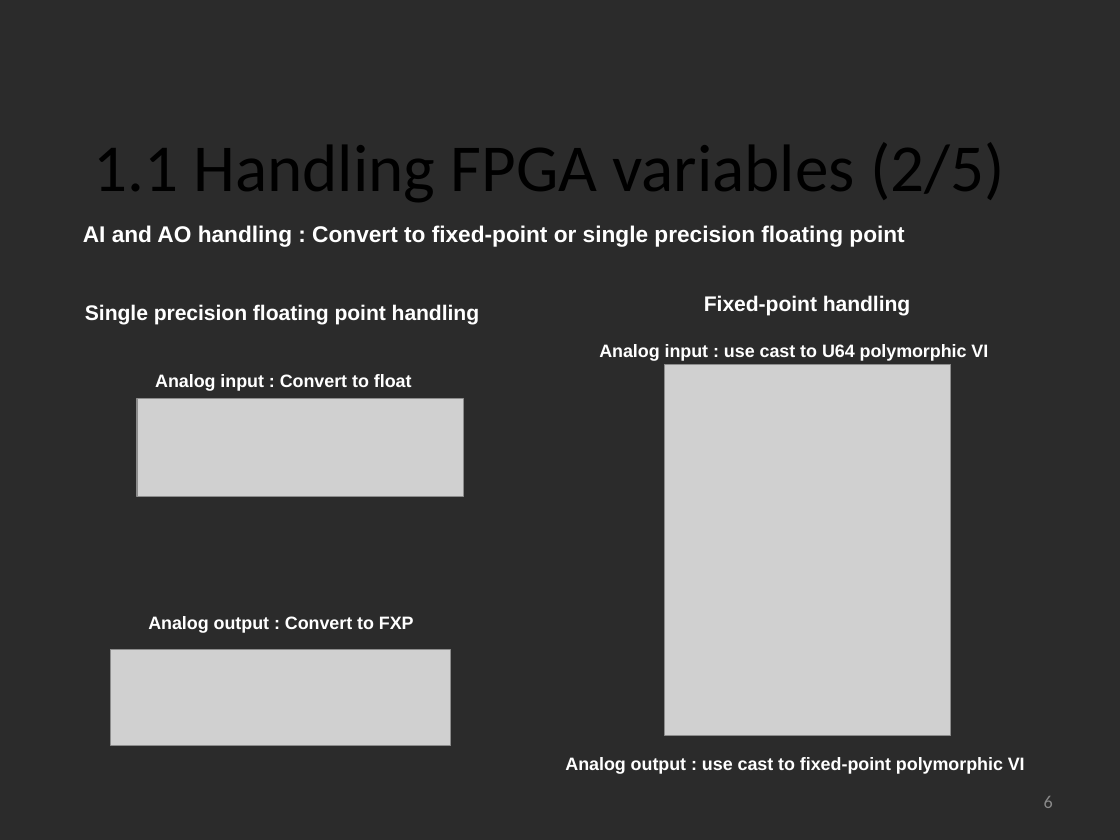
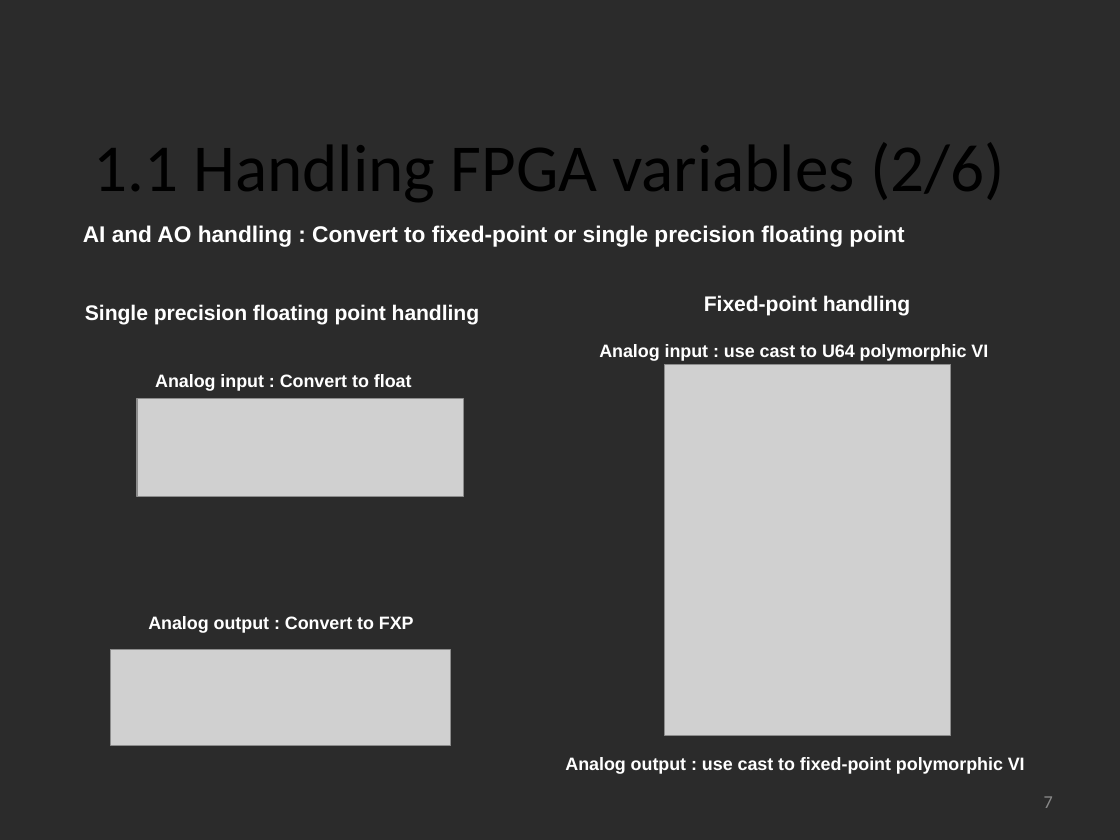
Before and after one commit to lnls-sol/project-nheengatu, a slide deck: slide 7 of docs/CRIO-EPICs-integration.odp (slide 6 before the commit). Drawn at 1120x840 pixels with LibreOffice and Linux fonts; fonts in the diff are those of the drawing; grey boxes stand for pictures; background and template pictures are left out; a plain dark background stands for a picture behind light text. Boxes give left, top, right and bottom in pixels: in the first picture for what was removed or moved away, otherwise in the second. Text is boxed around its words. In the diff, an @@ line names an element or a change of style, - is before the commit and + after.

```diff
--- a/docs/CRIO-EPICs-integration.odp
+++ b/docs/CRIO-EPICs-integration.odp
@@ text at [93,143,1005,202]: text changed @@
-1.1 Handling FPGA variables (2/5)
+1.1 Handling FPGA variables (2/6)
@@ page number at [1044,796,1053,808]: text changed @@
-6
+7
```
Also in this commit, not shown: 8 other slides changed, 3 slides added, 1 slide removed, 1 other file.
